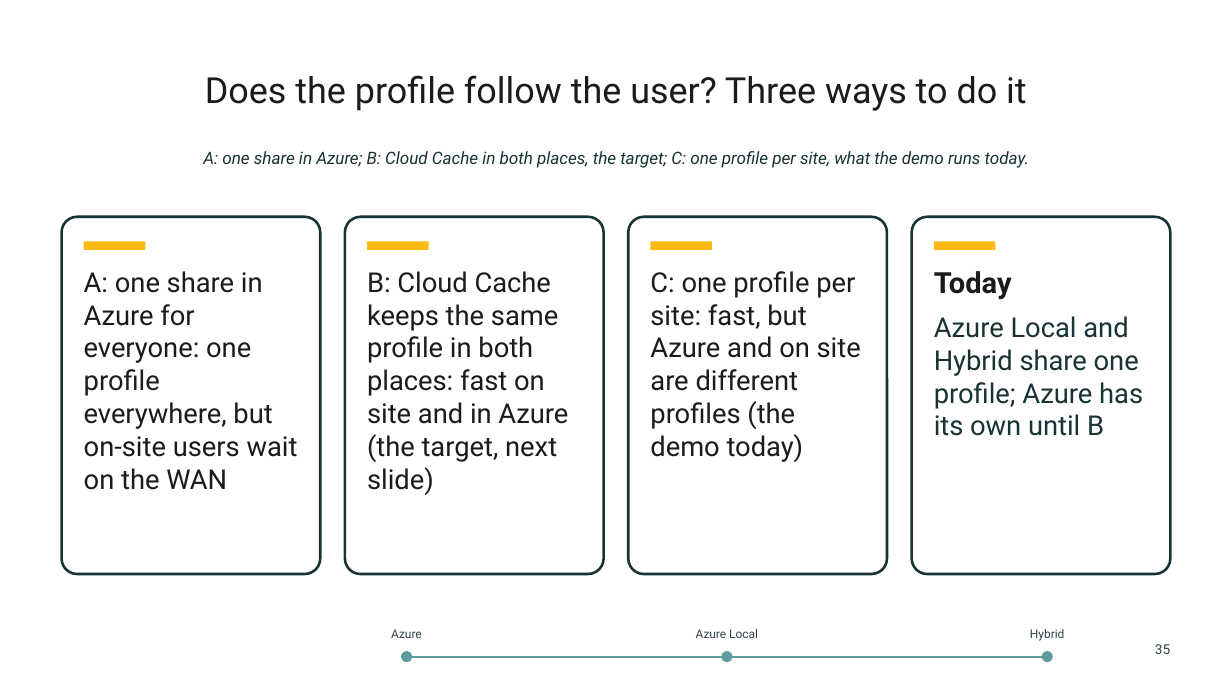
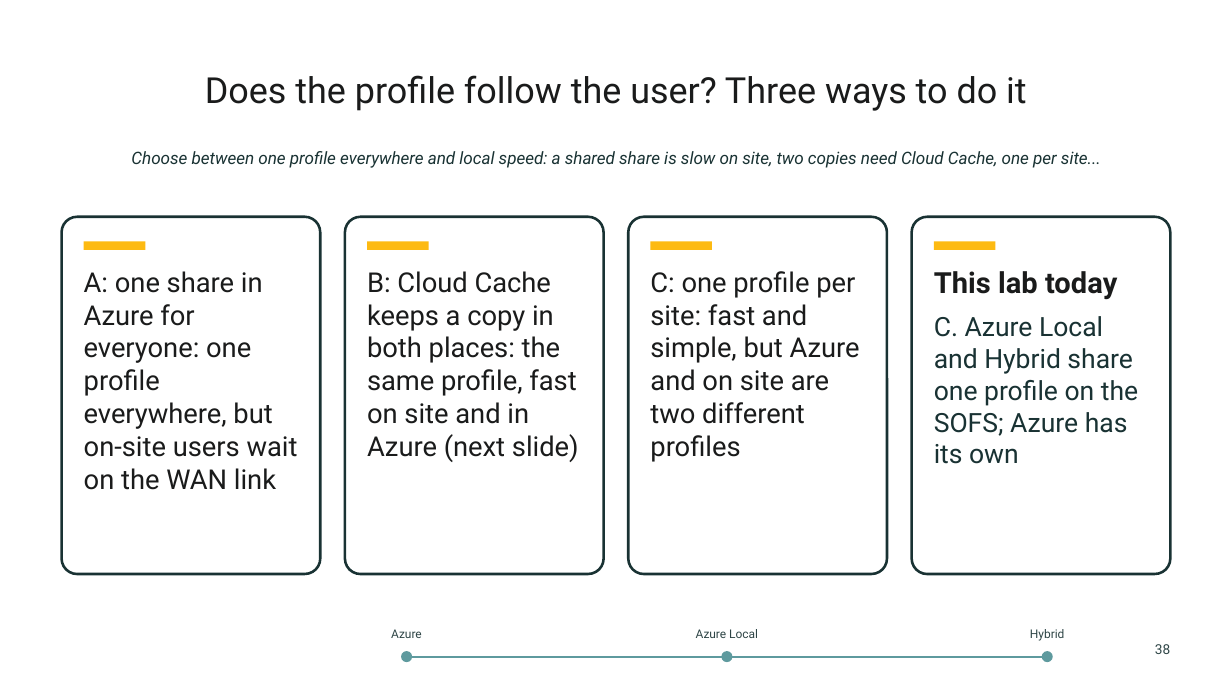
Before and after one commit to thisismydemo/nic2026_avd, a slide deck: slide 38 of presentation/AVD_Anywhere_NIC2026.pptx (slide 35 before the commit). Drawn at 1232x693 pixels with LibreOffice and Linux fonts; fonts in the diff are those of the drawing; background and template pictures are left out. Boxes give left, top, right and bottom in pixels: in the first picture for what was removed or moved away, otherwise in the second. Text is boxed around its words. In the diff, an @@ line names an element or a change of style, - is before the commit and + after.

```diff
--- a/presentation/AVD_Anywhere_NIC2026.pptx
+++ b/presentation/AVD_Anywhere_NIC2026.pptx
@@ text at (131, 151, 1101, 168): text changed @@
-A: one share in Azure; B: Cloud Cache in both places, the target; C: one profile per site, what the demo runs today.
+Choose between one profile everywhere and local speed: a shared share is slow on site, two copies need Cloud Cache, one per site...
@@ text at (84, 271, 298, 490): text changed @@
-A: one share in Azure for everyone: one profile everywhere, but on-site users wait on the WAN
+A: one share in Azure for everyone: one profile everywhere, but on-site users wait on the WAN link
@@ text at (367, 271, 579, 462): text changed @@
-B: Cloud Cache keeps the same profile in both places: fast on site and in Azure (the target, next slide)
+B: Cloud Cache keeps a copy in both places: the same profile, fast on site and in Azure (next slide)
@@ text at (650, 271, 860, 462): text changed @@
-C: one profile per site: fast, but Azure and on site are different profiles (the demo today)
+C: one profile per site: fast and simple, but Azure and on site are two different profiles
@@ text at (934, 271, 1138, 464): text changed; size 16 to 15.5 pt @@
-Today
-Azure Local and Hybrid share one profile; Azure has its own until B
+This lab today
+C. Azure Local and Hybrid share one profile on the SOFS; Azure has its own
@@ text at (1155, 644, 1170, 654): text changed @@
-35
+38
```
Also in this commit, not shown: 37 other slides changed, 5 slides added, 2 slides removed.
